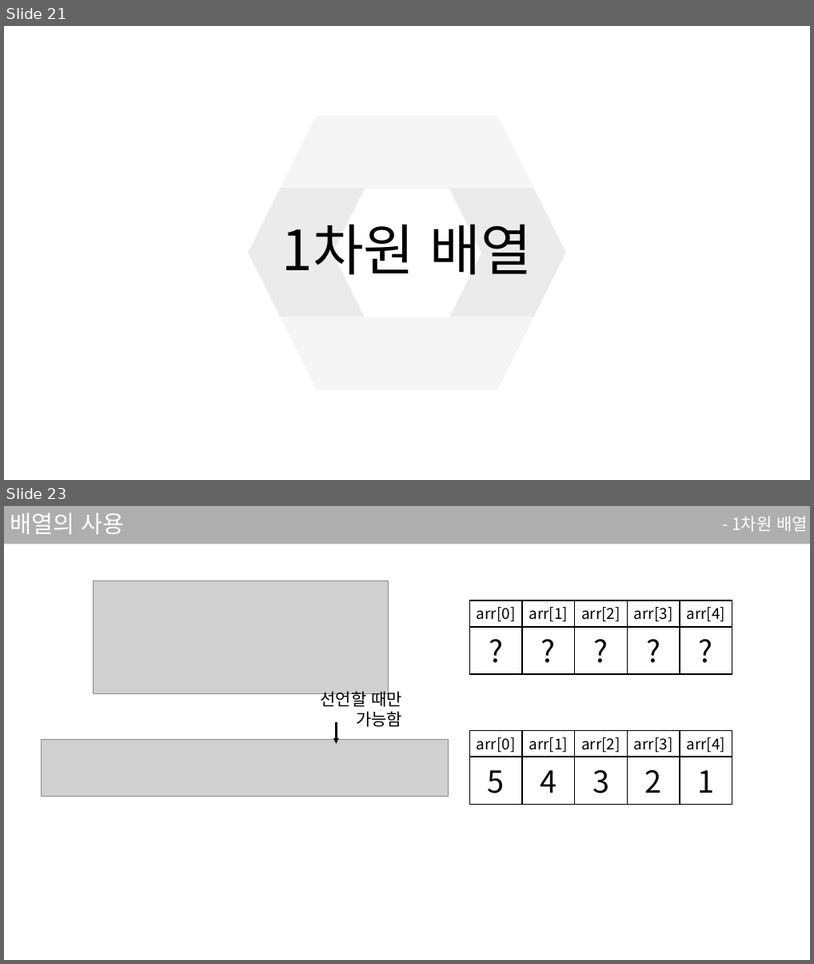
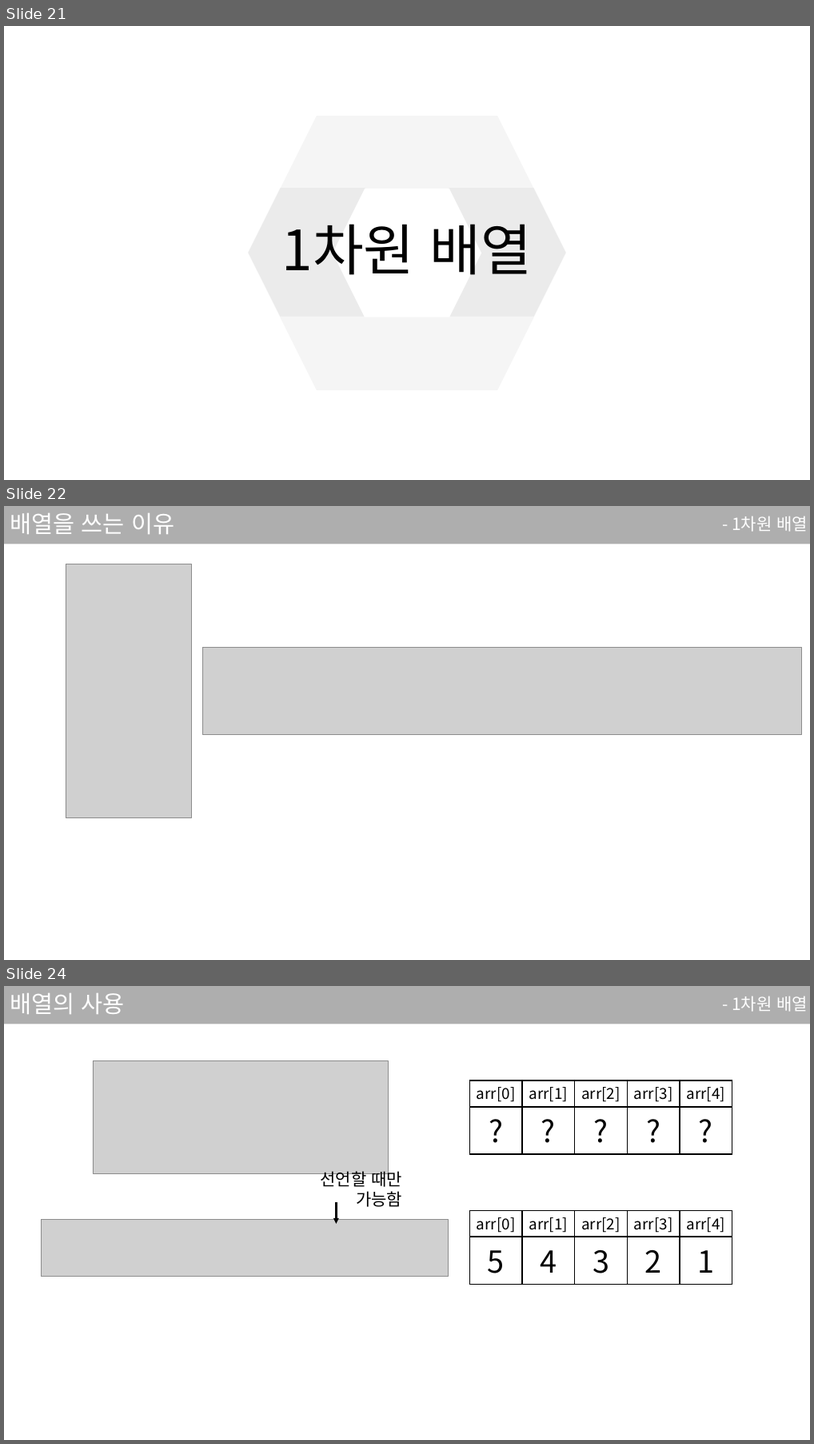
Before and after one commit to sjsjsj1246/EC_C_Language_Study, a slide deck: ppt/3강.pptx. Shown one above the other, each under a label of ours: slides 21 and 23 before the commit, slides 21, 22 and 24 after it; the slides between them are not shown. The pictures are 814x964 and 814x1444 pixels, drawn with LibreOffice and Linux fonts; fonts in the diff are those of the drawing; grey boxes stand for pictures. Boxes give left, top, right and bottom in pixels: in the first picture for what was removed or moved away, otherwise in the second. Text is boxed around its words. In the diff, an @@ line names an element or a change of style, - is before the commit and + after.

```diff
--- a/ppt/3강.pptx
+++ b/ppt/3강.pptx
@@ slide 22 added at <box>4,506,810,960</box>, background #FFFFFF; not listed: 1 template element that a slide beside it also shows @@
@@ title added at <box>10,513,174,534</box>, 28 pt, text #FFFFFF @@
+배열을 쓰는 이유
@@ text added at <box>732,516,808,532</box>, 20 pt, text #FFFFFF @@
+- 1차원 배열
@@ picture added at <box>66,564,191,817</box> @@
@@ picture added at <box>202,648,802,735</box> @@
@@ what was slide 23 is now slide 24 @@
```
Also in this commit, not shown: 4 slides changed, 1 other file.
